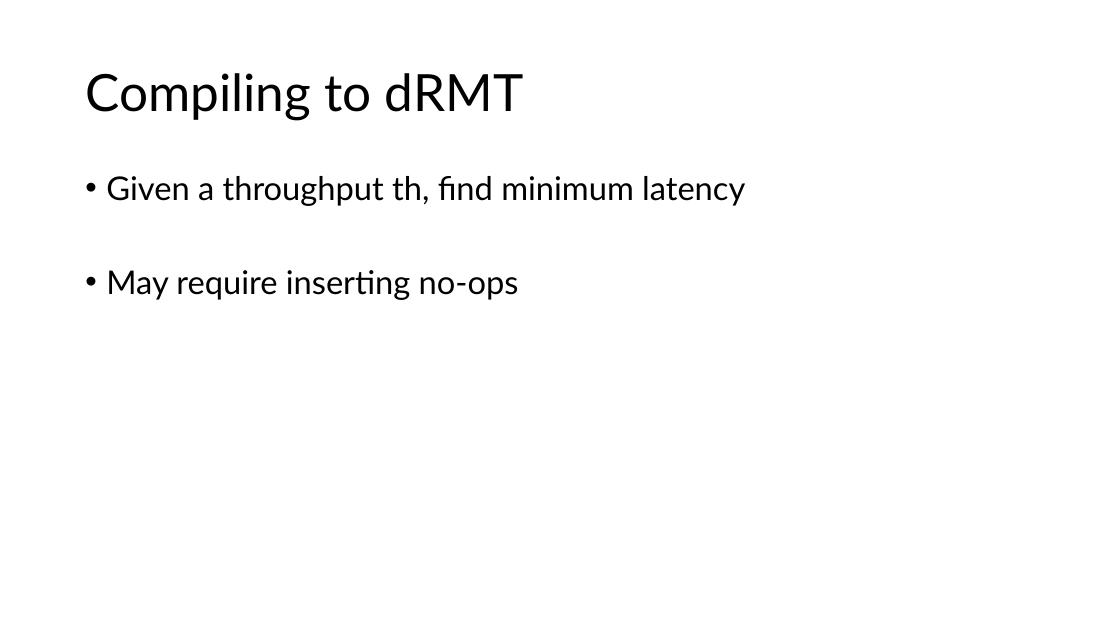
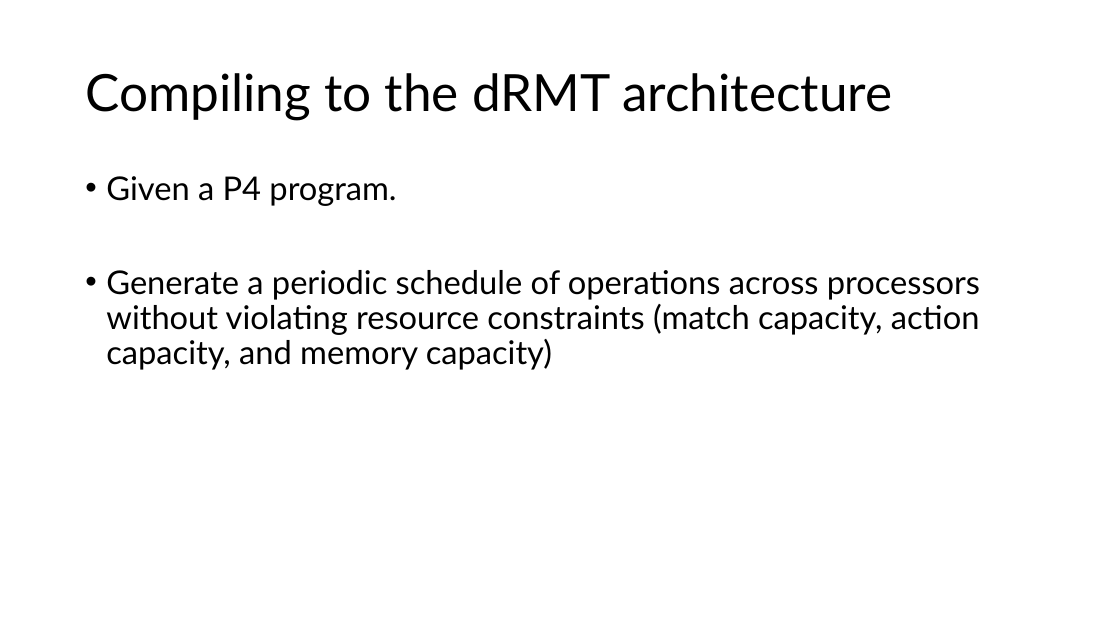
Before and after one commit to anirudhSK/drmt_talk, a slide deck: slide 8 of drmt.pptx. Drawn at 1120x630 pixels with LibreOffice and Linux fonts; fonts in the diff are those of the drawing. Boxes give left, top, right and bottom in pixels: in the first picture for what was removed or moved away, otherwise in the second. Text is boxed around its words. In the diff, an @@ line names an element or a change of style, - is before the commit and + after.

```diff
--- a/drmt.pptx
+++ b/drmt.pptx
@@ title at box(85, 73, 892, 120): text changed @@
-Compiling to dRMT
+Compiling to the dRMT architecture
@@ text at box(106, 176, 980, 370): text changed @@
-• Given a throughput th, find minimum latency
-• May require inserting no-ops
+• Given a P4 program.
+• Generate a periodic schedule of operations across processors without violating resource constraints (match capacity, action capacity, and memory capacity)
```
Also in this commit, not shown: 4 slides added, 1 slide removed.
